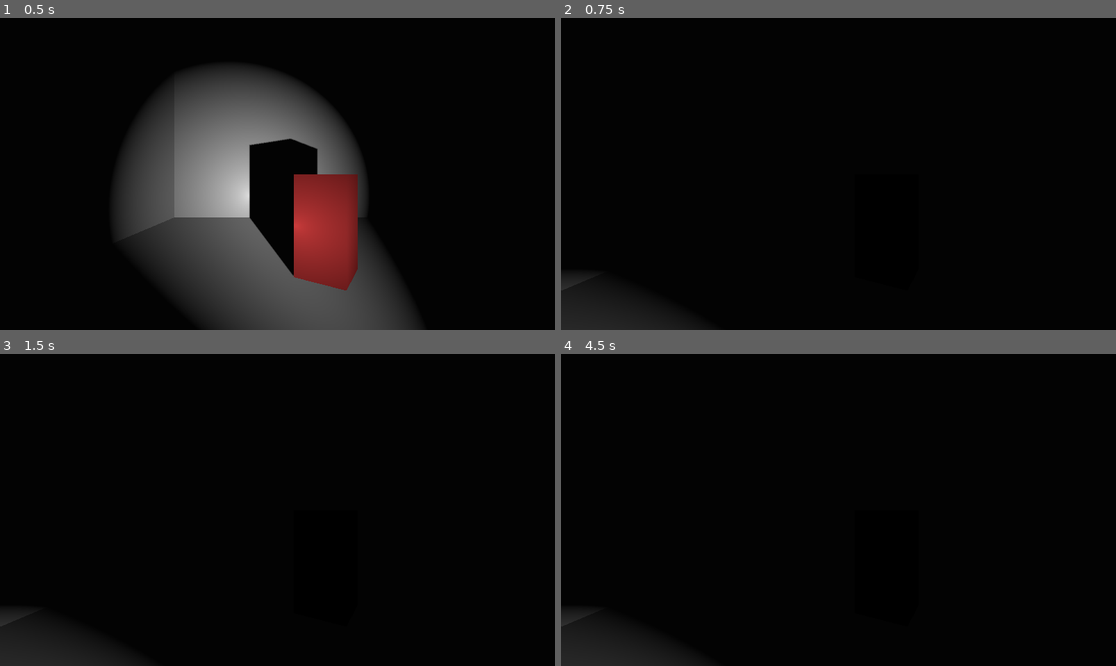
Above: before the commit, frames 1-4 (two rows, left to right).
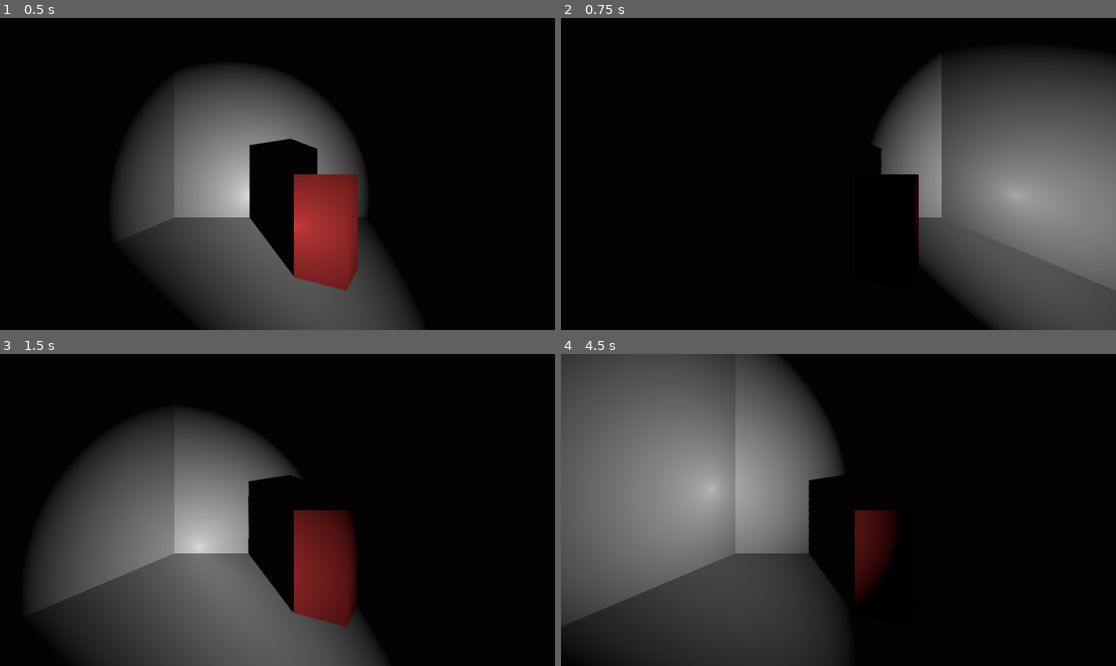
Above: after the commit, the same moments.

Repository: kjgilchrist/monsters-hate-ketchup
Game: Godot game, scene res://levels/level1.tscn
Two runs of this game, one before a commit and one after it. Both use one fixed random seed, a clock stepped at 60 frames per second and the inputs below.
Inputs (mouse positions are in pixels of both pictures, inside the frame that each line leads up to):
- Up to frame 1 (0.5 s): no input
- Up to frame 2 (0.75 s): tap Enter at 0.5 s; move the mouse to (960, 158) at 0.52 s; press the mouse at (960, 158) at 0.53 s; hold Right (ui_right) from 0.53 s (still down)
- Up to frame 3 (1.5 s): tap Space at 1.25 s; move the mouse to (166, 525) at 1.27 s; release Right (ui_right) at 1.28 s; release the mouse at (166, 525) at 1.28 s; hold Down (ui_down) from 1.28 s (still down); click (166, 525) at 1.35 s
- Up to frame 4 (4.5 s): tap Enter at 2, 3.5 s; move the mouse to (894, 441) at 2.02 s; release Down (ui_down) at 2.03 s; press the mouse at (894, 441) at 2.03 s; hold Right (ui_right) 2.03-2.78 s; tap Space at 2.75, 4.25 s; move the mouse to (810, 572) at 2.77 s; release the mouse at (810, 572) at 2.78 s; hold Up (ui_up) 2.78-3.53 s; click (810, 572) at 2.85 s; move the mouse to (1005, 556) at 3.52 s; press the mouse at (1005, 556) at 3.53 s; hold Left (ui_left) from 3.53 s (still down); move the mouse to (672, 463) at 4.27 s; release the mouse at (672, 463) at 4.28 s; click (672, 463) at 4.35 s

Frame 1 is identical in both runs. In frame 2, 33% of the frame differs, in the area x 0-100%, y 11-100%; in frame 3, 36%; in frame 4, 46%, in the area x 0-61%, y 0-100%.

Commit message:
Static rigid bodies with collision for raycasting.

Diff:
--- a/MonstersHateKetchup/levels/level1.tscn
+++ b/MonstersHateKetchup/levels/level1.tscn
@@ -11,15 +11,26 @@
 
 [sub_resource type="PlaneMesh" id=1]
 
+[sub_resource type="BoxShape" id=8]
+extents = Vector3( 1, 0.187061, 1 )
+
+[sub_resource type="SpatialMaterial" id=7]
+
+[sub_resource type="CubeMesh" id=6]
+
+[sub_resource type="BoxShape" id=9]
+
+[sub_resource type="BoxShape" id=10]
+
+[sub_resource type="BoxShape" id=11]
+
 [sub_resource type="SpatialMaterial" id=5]
 flags_disable_ambient_light = true
 albedo_color = Color( 1, 0.294118, 0.294118, 1 )
 
 [sub_resource type="CubeMesh" id=2]
 
-[sub_resource type="CubeMesh" id=6]
-
-[sub_resource type="SpatialMaterial" id=7]
+[sub_resource type="BoxShape" id=12]
 
 [node name="Spatial" type="Spatial"]
 script = ExtResource( 1 )
@@ -30,32 +41,6 @@
 [node name="Camera" type="Camera" parent="."]
 transform = Transform( 1, 0, 0, 0, 1, 0, 0, 0, 1, 0, 4, 1 )
 
-[node name="Floor" type="MeshInstance" parent="."]
-transform = Transform( 10, 0, 0, 0, 1, 0, 0, 0, 10, 0, 0, -10 )
-material_override = SubResource( 4 )
-mesh = SubResource( 1 )
-skeleton = NodePath("../Camera")
-
-[node name="Object" type="MeshInstance" parent="."]
-transform = Transform( 0.866026, 0, -0.5, 0, 2, 0, 0.5, 0, 0.866026, 2, 2, -8 )
-material_override = SubResource( 5 )
-mesh = SubResource( 2 )
-
-[node name="MeshInstance" type="MeshInstance" parent="."]
-transform = Transform( 0.5, 0, 0, 0, 10, 0, 0, 0, 10, -10, 10, -10 )
-cast_shadow = 0
-mesh = SubResource( 6 )
-
-[node name="MeshInstance3" type="MeshInstance" parent="."]
-transform = Transform( 0.5, 0, 0, 0, 10, 0, 0, 0, 10, 10, 10, -10 )
-cast_shadow = 0
-mesh = SubResource( 6 )
-
-[node name="MeshInstance2" type="MeshInstance" parent="."]
-transform = Transform( -2.18557e-08, 0, 10, 0, 10, 0, -0.5, 0, -4.37114e-07, 0, 10, -20 )
-material_override = SubResource( 7 )
-mesh = SubResource( 6 )
-
 [node name="FlashLight" type="SpotLight" parent="."]
 transform = Transform( 0.965926, 0, 0.258819, 0, 1, 0, -0.258819, 0, 0.965926, 3, 2, 1 )
 shadow_enabled = true
@@ -63,3 +48,68 @@
 spot_attenuation = 0.1
 spot_angle = 30.0
 spot_angle_attenuation = 0.2
+
+[node name="Floor" type="StaticBody" parent="."]
+collision_mask = 0
+
+[node name="MeshInstance" type="MeshInstance" parent="Floor"]
+transform = Transform( 10, 0, 0, 0, 1, 0, 0, 0, 10, 0, 0, -10 )
+material_override = SubResource( 4 )
+mesh = SubResource( 1 )
+skeleton = NodePath("../../Camera")
+
+[node name="CollisionShape" type="CollisionShape" parent="Floor"]
+transform = Transform( 10, 0, 0, 0, 1, 0, 0, 0, 10, 0, 0, -10 )
+shape = SubResource( 8 )
+
+[node name="BackWall" type="StaticBody" parent="."]
+collision_mask = 0
+
+[node name="MeshInstance" type="MeshInstance" parent="BackWall"]
+transform = Transform( -2.18557e-08, 0, 10, 0, 10, 0, -0.5, 0, -4.37114e-07, 0, 10, -20 )
+material_override = SubResource( 7 )
+mesh = SubResource( 6 )
+skeleton = NodePath("../..")
+
+[node name="CollisionShape" type="CollisionShape" parent="BackWall"]
+transform = Transform( -2.18557e-08, 0, 10, 0, 10, 0, -0.5, 0, -4.37114e-07, 0, 10, -20 )
+shape = SubResource( 9 )
+
+[node name="LeftWall" type="StaticBody" parent="."]
+collision_mask = 0
+
+[node name="MeshInstance" type="MeshInstance" parent="LeftWall"]
+transform = Transform( 0.5, 0, 0, 0, 10, 0, 0, 0, 10, -10, 10, -10 )
+cast_shadow = 0
+mesh = SubResource( 6 )
+skeleton = NodePath("../..")
+
+[node name="CollisionShape" type="CollisionShape" parent="LeftWall"]
+transform = Transform( 0.5, 0, 0, 0, 10, 0, 0, 0, 10, -10, 10, -10 )
+shape = SubResource( 10 )
+
+[node name="RightWall" type="StaticBody" parent="."]
+collision_mask = 0
+
+[node name="MeshInstance" type="MeshInstance" parent="RightWall"]
+transform = Transform( 0.5, 0, 0, 0, 10, 0, 0, 0, 10, 10, 10, -10 )
+cast_shadow = 0
+mesh = SubResource( 6 )
+skeleton = NodePath("../..")
+
+[node name="CollisionShape" type="CollisionShape" parent="RightWall"]
+transform = Transform( 0.5, 0, 0, 0, 10, 0, 0, 0, 10, 10, 10, -10 )
+shape = SubResource( 11 )
+
+[node name="Object" type="StaticBody" parent="."]
+collision_mask = 0
+
+[node name="MeshInstance" type="MeshInstance" parent="Object"]
+transform = Transform( 0.866026, 0, -0.5, 0, 2, 0, 0.5, 0, 0.866026, 2, 2, -8 )
+material_override = SubResource( 5 )
+mesh = SubResource( 2 )
+skeleton = NodePath("../..")
+
+[node name="CollisionShape" type="CollisionShape" parent="Object"]
+transform = Transform( 0.866026, 0, -0.5, 0, 2, 0, 0.5, 0, 0.866026, 2, 2, -8 )
+shape = SubResource( 12 )
--- a/MonstersHateKetchup/project.godot
+++ b/MonstersHateKetchup/project.godot
@@ -34,8 +34,11 @@
 [layer_names]
 
 2d_physics/layer_1="World"
+3d_physics/layer_1="World"
 2d_physics/layer_2="Player"
+3d_physics/layer_2="Player"
 2d_physics/layer_3="Portal"
+3d_physics/layer_3="Mobs"
 
 [physics]
 
Not shown: 1 places in MonstersHateKetchup/levels/level1.tscn that only renumber resources
